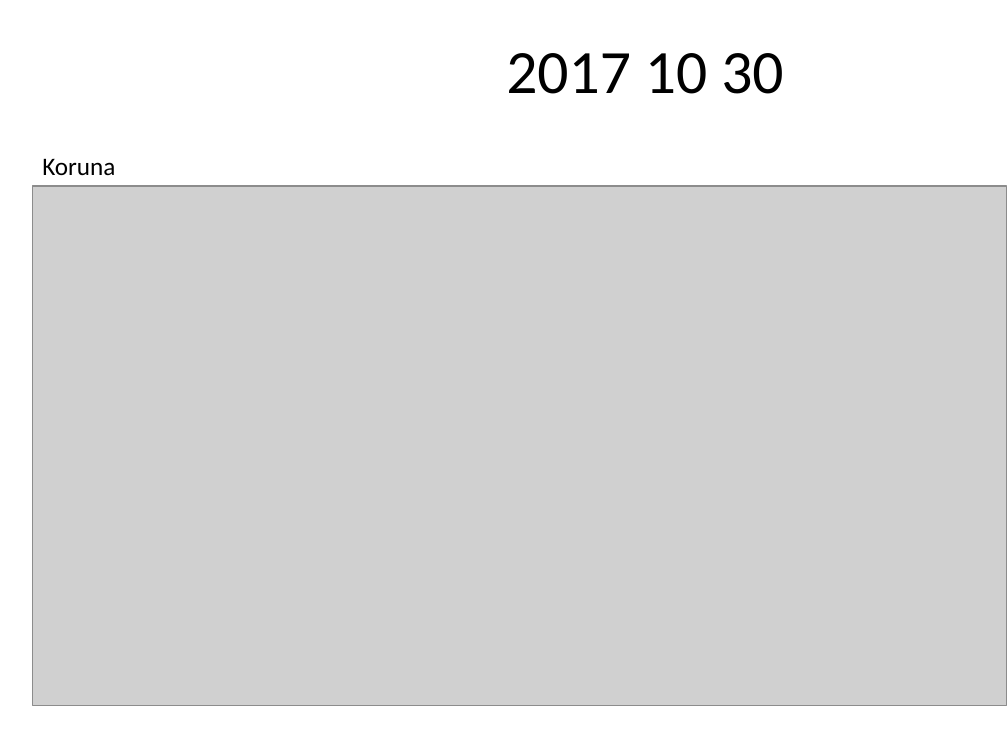
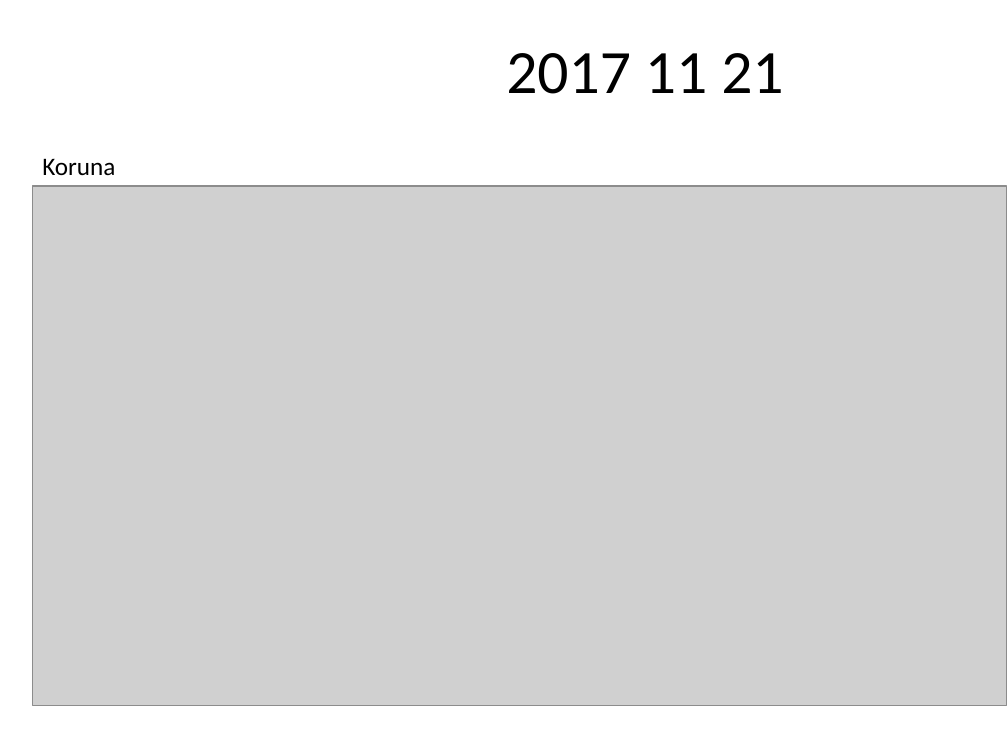
Before and after one commit to CeLLko/report-generator, a slide deck: slide 1 of name.pptx. Drawn at 1008x756 pixels with LibreOffice and Linux fonts; fonts in the diff are those of the drawing; grey boxes stand for pictures. Boxes give left, top, right and bottom in pixels: in the first picture for what was removed or moved away, otherwise in the second. Text is boxed around its words. In the diff, an @@ line names an element or a change of style, - is before the commit and + after.

```diff
--- a/name.pptx
+++ b/name.pptx
@@ title at [506,53,783,94]: text changed @@
-2017 10 30
+2017 11 21
```
Also in this commit, not shown: 1 other slide changed, 25 other files.
